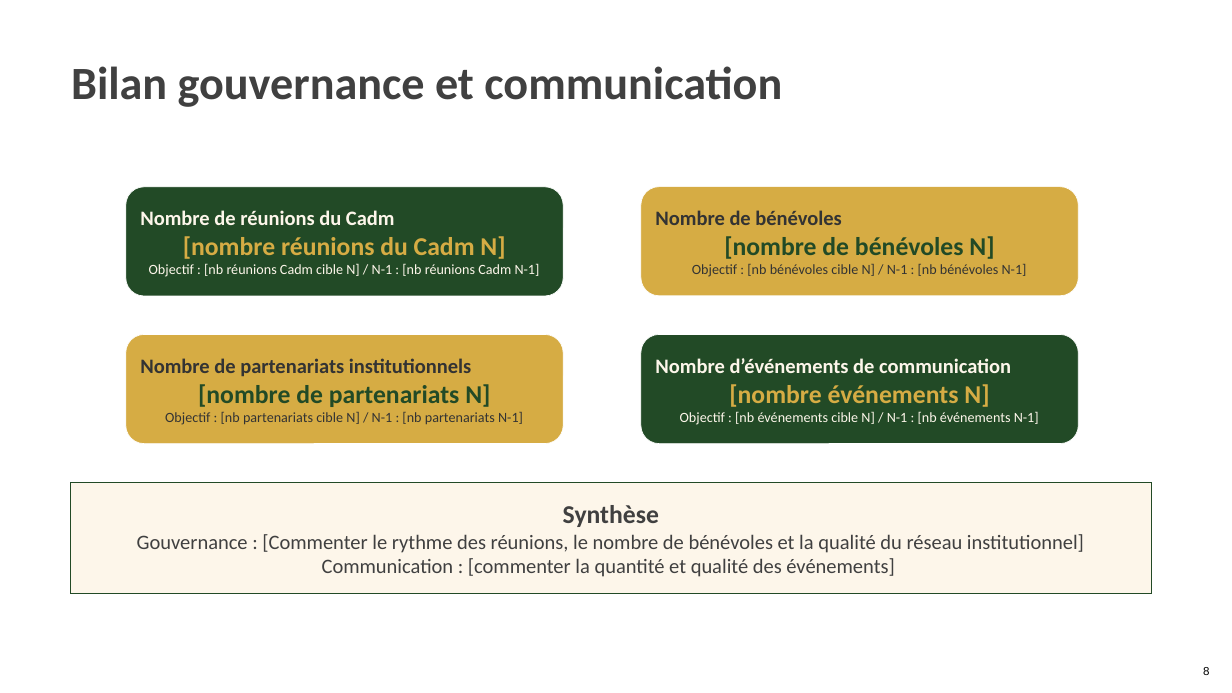
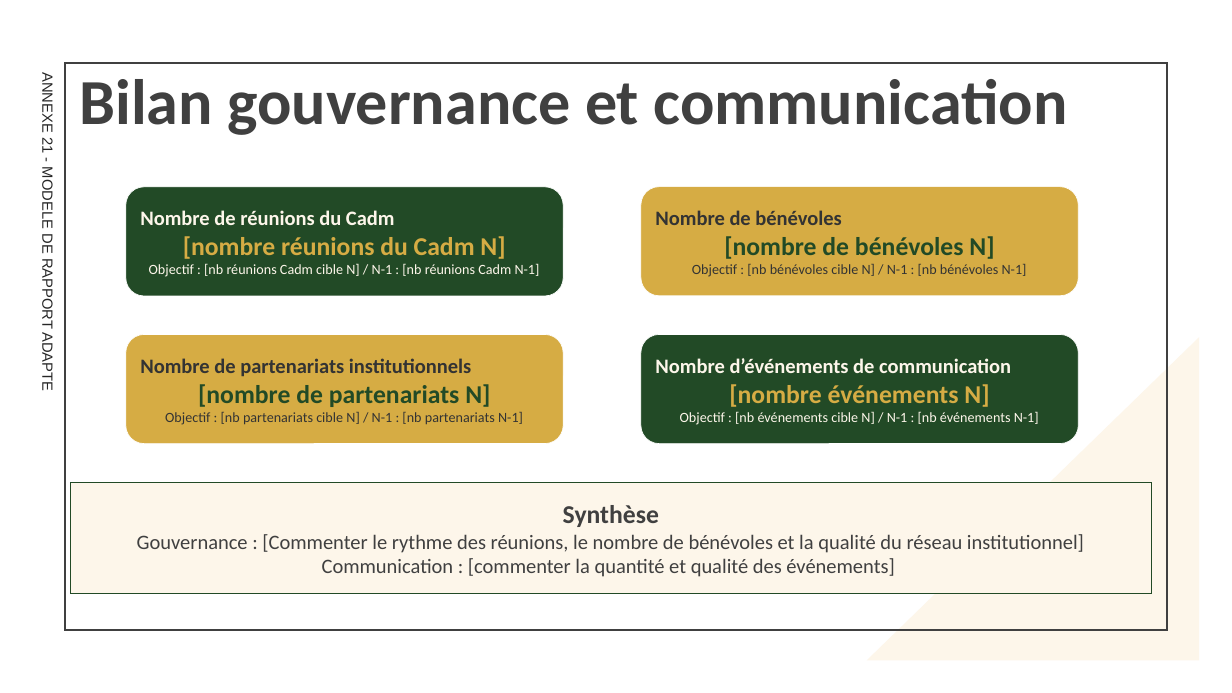
Before and after one commit to Ok1nam/EDP180625, a slide deck: slide 8 of client/public/fichiers/ANNEXE 21 - MODELE DE RAPPORT ADAPTE.pptx. Drawn at 1232x693 pixels with LibreOffice and Linux fonts; fonts in the diff are those of the drawing. Boxes give left, top, right and bottom in pixels: in the first picture for what was removed or moved away, otherwise in the second. Text is boxed around its words. In the diff, an @@ line names an element or a change of style, - is before the commit and + after.

```diff
--- a/client/public/fichiers/ANNEXE 21 - MODELE DE RAPPORT ADAPTE.pptx
+++ b/client/public/fichiers/ANNEXE 21 - MODELE DE RAPPORT ADAPTE.pptx
@@ title "Bilan gouvernance et communication": place and size @@
-title "Bilan gouvernance et communication" at <box>71,66,782,107</box>
+title "Bilan gouvernance et communication" at <box>80,79,1068,135</box>
@@ title "Bilan gouvernance et communication" at <box>80,79,1068,135</box>: size 36 to 50 pt; vertical alignment top to middle @@
@@ text added at <box>39,78,55,390</box>, 11.5 pt, text #262626 @@
+ANNEXE 21 - MODELE DE RAPPORT ADAPTE
@@ rectangle added at <box>65,63,1167,629</box>, outline #404040 1.5 pt @@
@@ right triangle added at <box>867,337,1200,661</box>, fill #FDF6EA @@
@@ page number removed at <box>1203,667,1209,675</box> @@
-8
```
Also in this commit, not shown: 9 other slides changed, 4 other files.
